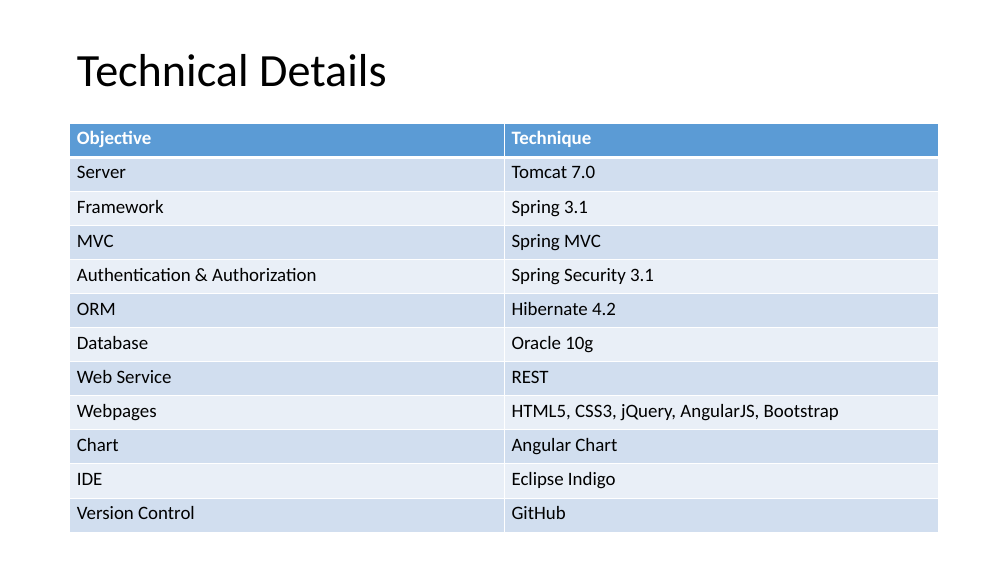
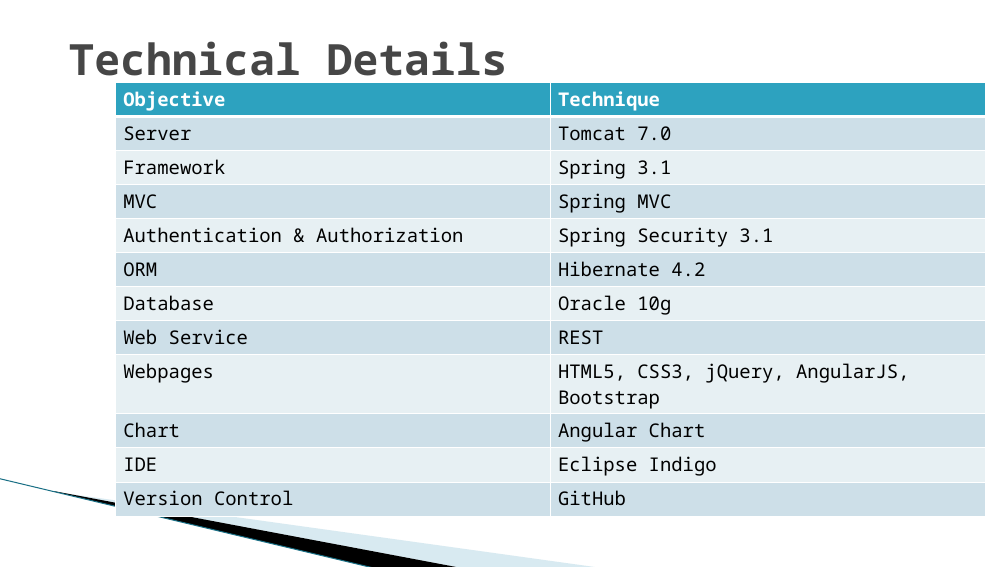
Before and after one commit to nieyan0723/YFTS, a slide deck: slide 6 of TableScheme/YahooFinance.pptx. Drawn at 1008x567 pixels with LibreOffice and Linux fonts; fonts in the diff are those of the drawing; background and template pictures are left out. Boxes give left, top, right and bottom in pixels: in the first picture for what was removed or moved away, otherwise in the second. Text is boxed around its words. In the diff, an @@ line names an element or a change of style, - is before the commit and + after.

```diff
--- a/TableScheme/YahooFinance.pptx
+++ b/TableScheme/YahooFinance.pptx
@@ title "Technical Details" moved from (x1=77, y1=54, x2=386, y2=87) to (x1=69, y1=41, x2=508, y2=87) @@
@@ title "Technical Details" at (x1=69, y1=41, x2=508, y2=87): size 44 to 41 pt, font Calibri to Noto Sans Mono, text colour #000000 to #464646, bold on; line spacing 0.9 to 1 @@
@@ table at (x1=116, y1=82, x2=985, y2=509) @@
@@ fill #5B9BD5 to #2DA2BF in row 1 @@
@@ fill #D2DEEF to #CDE0E8 in 12 cells @@
@@ fill #EAEFF7 to #E8F0F4 in 10 cells @@
@@ font Calibri to Noto Sans Mono @@
@@ table resized from (x1=70, y1=123, x2=939, y2=532) to (x1=116, y1=82, x2=985, y2=509) @@
@@ line added from (0, 479) to (374, 567), #97C5D8 0.95 pt @@
@@ freeform shape added at (x1=54, y1=491, x2=461, y2=567), fill #000000 @@
@@ freeform shape added at (x1=55, y1=492, x2=600, y2=567), fill #A0CBDC at 40% opacity @@
```
Also in this commit, not shown: 8 other slides changed.
